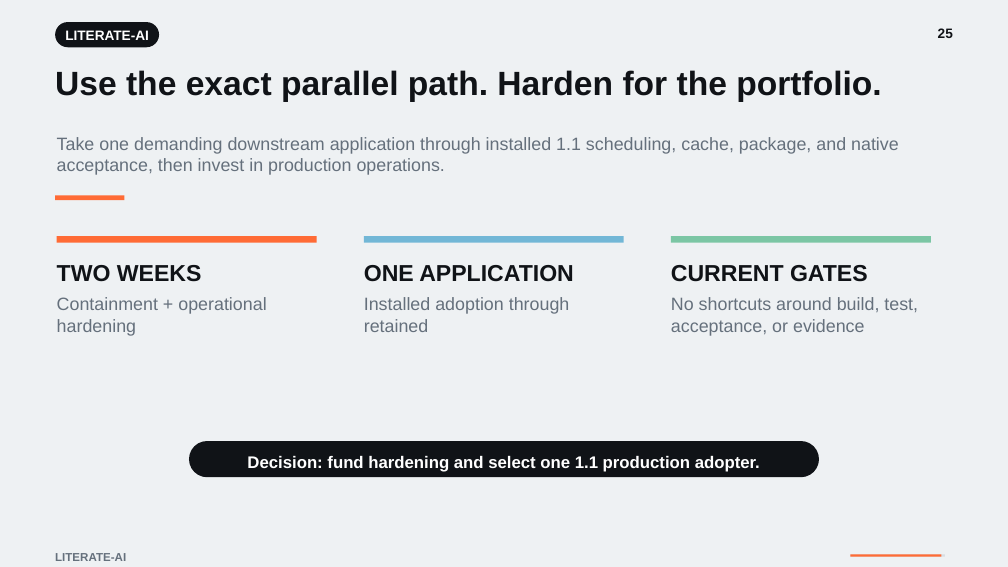
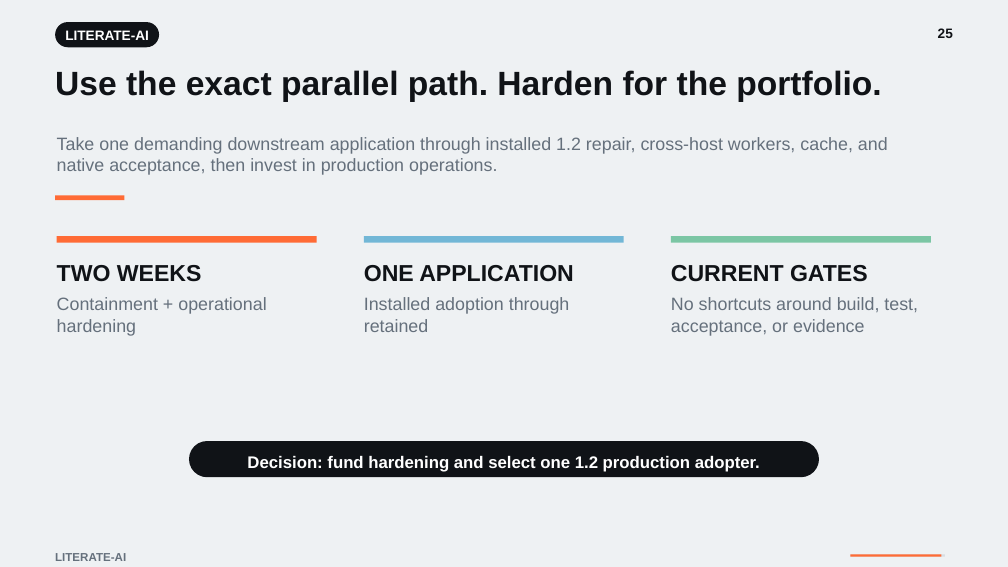
Before and after one commit to NVShawn/literate-ai, a slide deck: slide 25 of docs/presentations/literate-ai-manager-overview/literate-ai-manager-and-engineering-overview.pptx. Drawn at 1008x567 pixels with LibreOffice and Linux fonts; fonts in the diff are those of the drawing. Boxes give left, top, right and bottom in pixels: in the first picture for what was removed or moved away, otherwise in the second. Text is boxed around its words. In the diff, an @@ line names an element or a change of style, - is before the commit and + after.

```diff
--- a/docs/presentations/literate-ai-manager-overview/literate-ai-manager-and-engineering-overview.pptx
+++ b/docs/presentations/literate-ai-manager-overview/literate-ai-manager-and-engineering-overview.pptx
@@ text at (57,137,888,175): text changed @@
-Take one demanding downstream application through installed 1.1 scheduling, cache, package, and native acceptance, then invest in production operations.
+Take one demanding downstream application through installed 1.2 repair, cross-host workers, cache, and native acceptance, then invest in production operations.
@@ text at (247,456,760,472): text changed @@
-Decision: fund hardening and select one 1.1 production adopter.
+Decision: fund hardening and select one 1.2 production adopter.
```
Also in this commit, not shown: 3 other slides changed, 11 other files.
